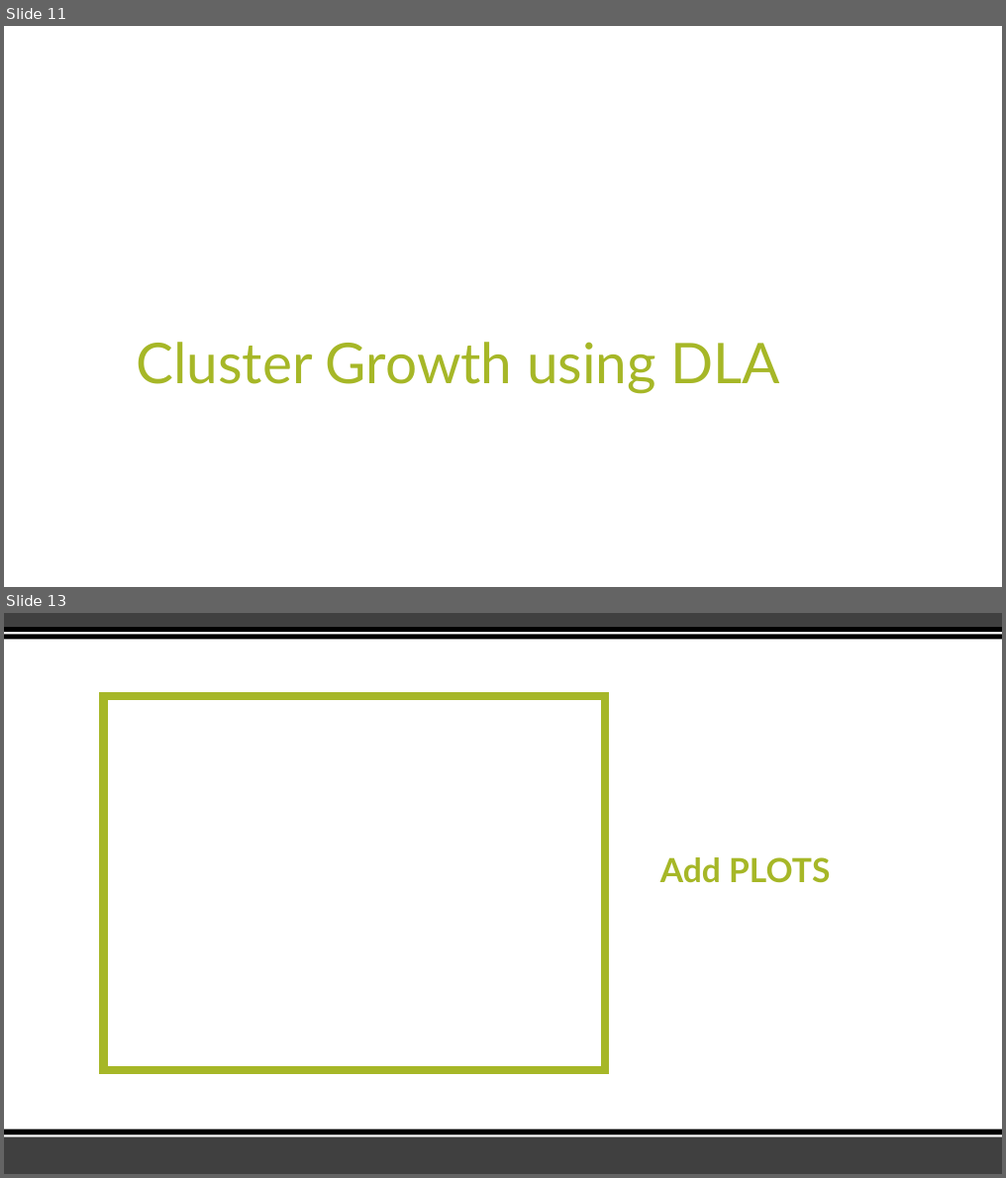
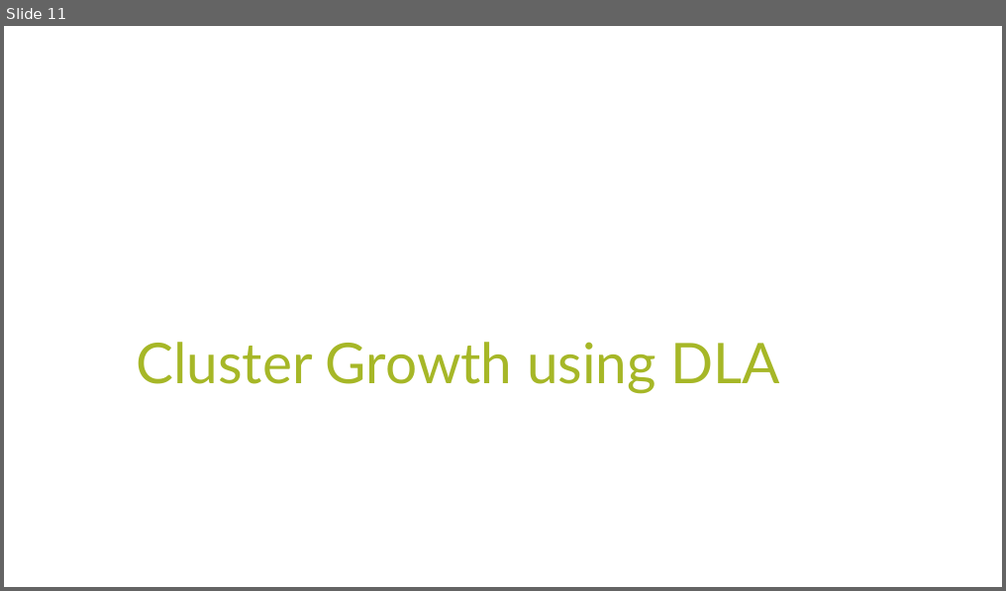
Before and after one commit to tahoeschrader/PHYS566_group4_project-1a_walk-diffusion-cluster, a slide deck: Presentation.pptx. Shown one above the other, each under a label of ours: slides 11 and 13 before the commit, slide 11 after it; the slides between them are not shown. The pictures are 1006x1178 and 1006x591 pixels, drawn with LibreOffice and Linux fonts; fonts in the diff are those of the drawing. Boxes give left, top, right and bottom in pixels: in the first picture for what was removed or moved away, otherwise in the second. Text is boxed around its words. In the diff, an @@ line names an element or a change of style, - is before the commit and + after.

```diff
--- a/Presentation.pptx
+++ b/Presentation.pptx
@@ slide 13 removed at (x1=4, y1=613, x2=1002, y2=1174), background #FFFFFF @@
@@ rectangle removed at (x1=4, y1=613, x2=1002, y2=627) @@
@@ rectangle removed at (x1=4, y1=627, x2=1002, y2=639) @@
@@ rectangle removed at (x1=4, y1=632, x2=1002, y2=634) @@
@@ rectangle removed at (x1=104, y1=696, x2=605, y2=1070) @@
@@ title removed at (x1=660, y1=858, x2=830, y2=883) @@
-Add PLOTS
@@ rectangle removed at (x1=4, y1=1137, x2=1002, y2=1174) @@
@@ rectangle removed at (x1=4, y1=1130, x2=1002, y2=1138) @@
@@ rectangle removed at (x1=4, y1=1136, x2=1002, y2=1138) @@
```
Also in this commit, not shown: 2 slides changed, 3 slides added, 1 other slide removed.
